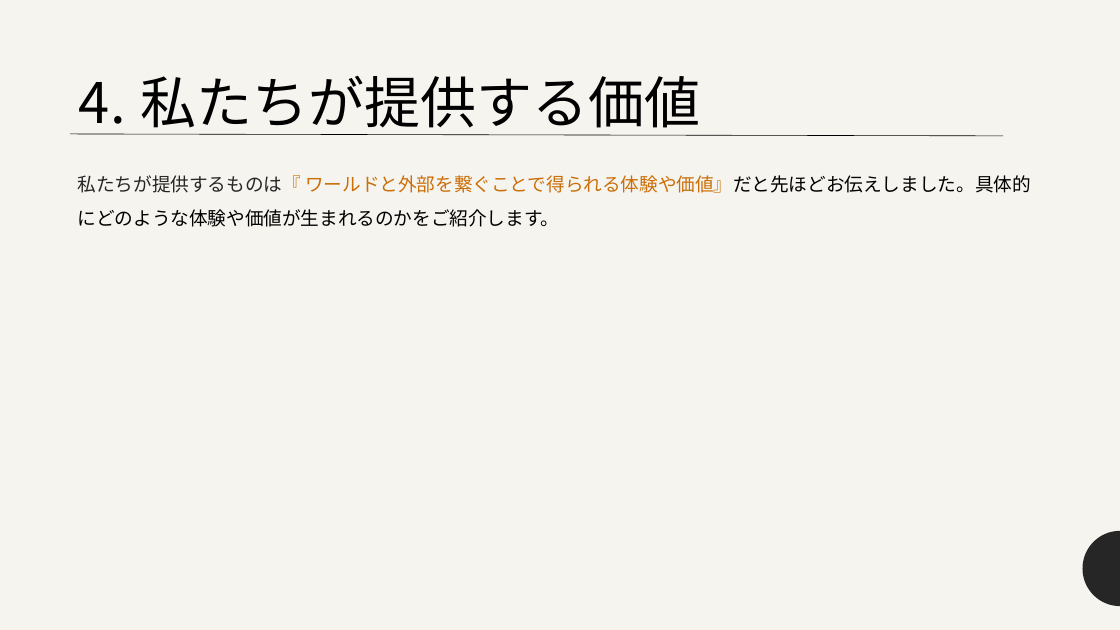
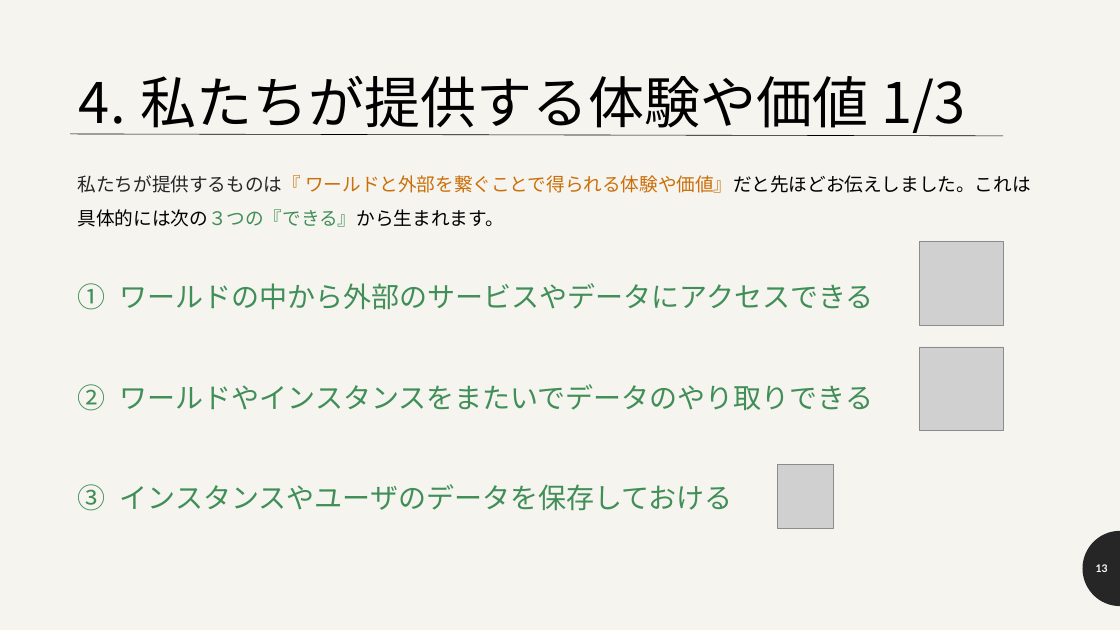
Before and after one commit to nHaruka-git/VRC-Connestions-API-Project-Public-Resources, a slide deck: slide 13 of 対外紹介資料.pptx (slide 8 before the commit). Drawn at 1120x630 pixels with LibreOffice and Linux fonts; fonts in the diff are those of the drawing; grey boxes stand for pictures. Boxes give left, top, right and bottom in pixels: in the first picture for what was removed or moved away, otherwise in the second. Text is boxed around its words. In the diff, an @@ line names an element or a change of style, - is before the commit and + after.

```diff
--- a/対外紹介資料.pptx
+++ b/対外紹介資料.pptx
@@ title at (78, 75, 965, 136): text changed @@
-4. 私たちが提供する価値
+4. 私たちが提供する体験や価値 1/3
@@ text at (78, 175, 1031, 511): text changed; size 16 to 24 pt; text colour #000000 to #408E58 @@
-私たちが提供するものは『 ワールドと外部を繋ぐことで得られる体験や価値』だと先ほどお伝えしました。具体的にどのような体験や価値が生まれるのかをご紹介します。
+私たちが提供するものは『 ワールドと外部を繋ぐことで得られる体験や価値』だと先ほどお伝えしました。これは具体的には次の３つの『できる』から生まれます。
+1. ワールドの中から外部のサービスやデータにアクセスできる
+2. ワールドやインスタンスをまたいでデータのやり取りできる
+3. インスタンスやユーザのデータを保存しておける
@@ picture added at (919, 241, 1003, 325) @@
@@ picture added at (919, 347, 1003, 431) @@
@@ picture added at (777, 464, 833, 528) @@
@@ page number added at (1096, 564, 1108, 572), 9 pt, text #FFFFFF, bold @@
+13
```
Also in this commit, not shown: 6 other slides changed, 10 slides added, 2 slides removed, 25 other files.
